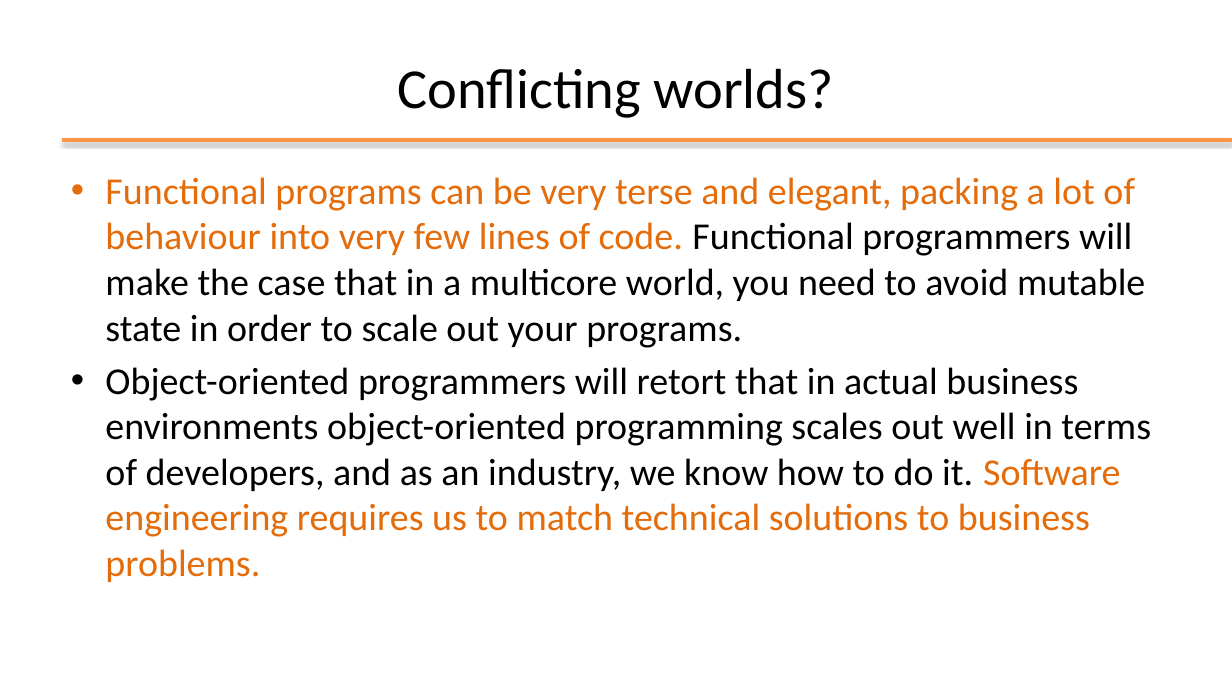
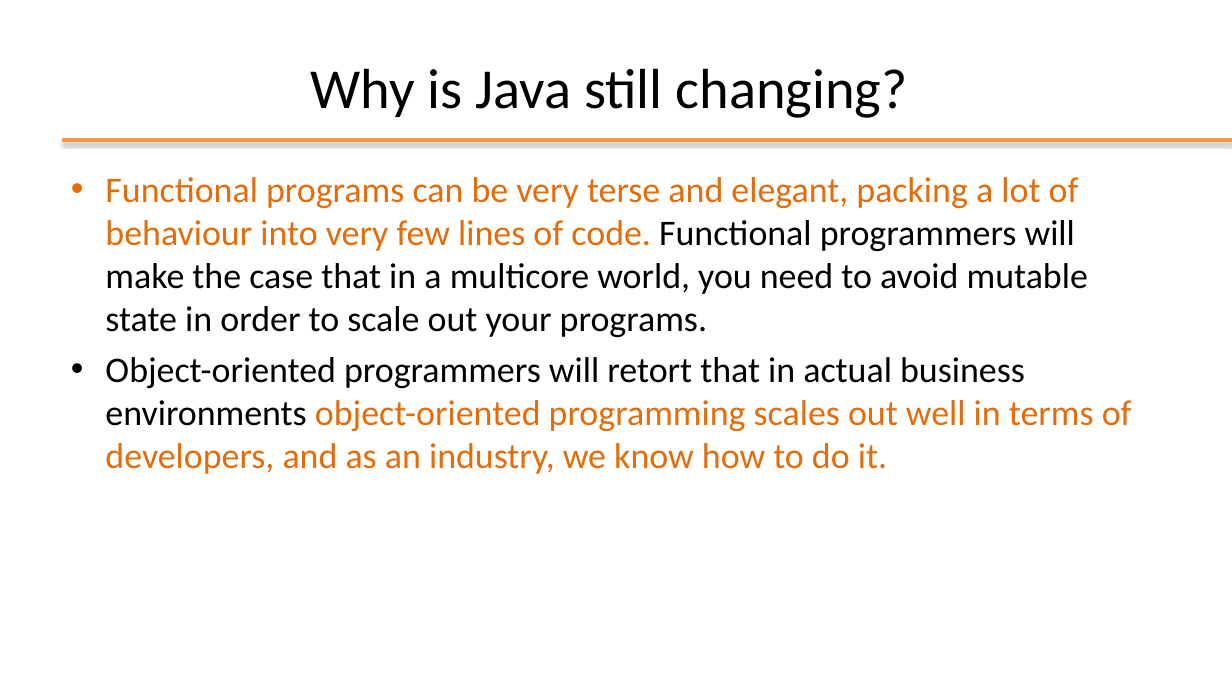
Before and after one commit to plctechnician/ooprogramming, a slide deck: slide 5 of java/slides/ppt/06 - Java Functional Interfaces.pptx (slide 3 before the commit). Drawn at 1232x693 pixels with LibreOffice and Linux fonts; fonts in the diff are those of the drawing; background and template pictures are left out. Boxes give left, top, right and bottom in pixels: in the first picture for what was removed or moved away, otherwise in the second. Text is boxed around its words. In the diff, an @@ line names an element or a change of style, - is before the commit and + after.

```diff
--- a/java/slides/ppt/06 - Java Functional Interfaces.pptx
+++ b/java/slides/ppt/06 - Java Functional Interfaces.pptx
@@ title at (x1=311, y1=68, x2=908, y2=118): text changed @@
-Conflicting worlds?
+Why is Java still changing?
@@ text at (x1=105, y1=177, x2=1088, y2=337): size 29.6 to 28 pt in "Functional programs can be very terse and ..." @@
@@ text at (x1=105, y1=357, x2=1132, y2=474): text changed; size 29.6 to 28 pt; text colour #000000 to #E46C0A @@
-• Object-oriented programmers will retort that in actual business environments object-oriented programming scales out well in terms of developers, and as an industry, we know how to do it. Software engineering requires us to match technical solutions to business problems.
+• Object-oriented programmers will retort that in actual business environments object-oriented programming scales out well in terms of developers, and as an industry, we know how to do it.
```
Also in this commit, not shown: 13 other slides changed, 3 slides removed, 2 other files.
